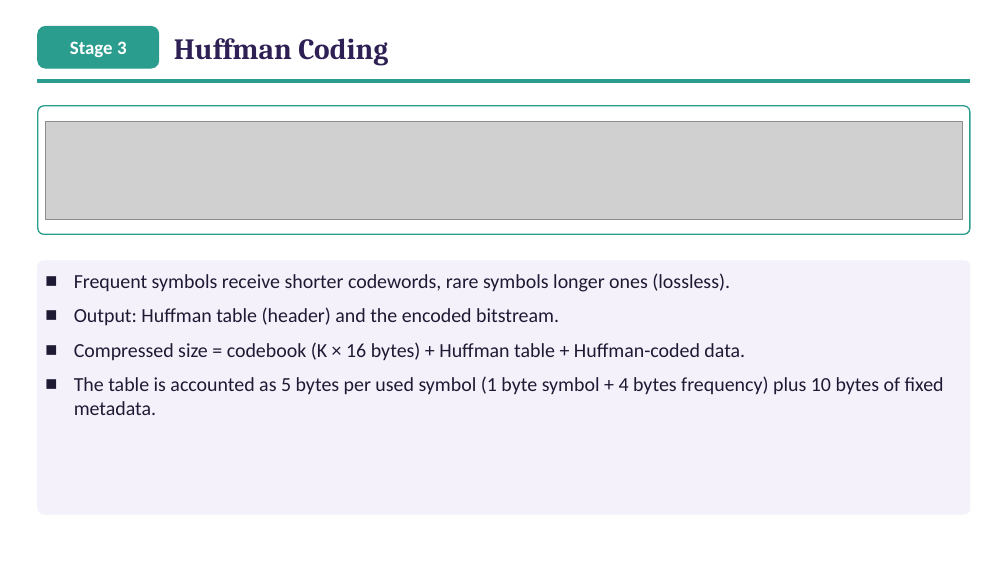
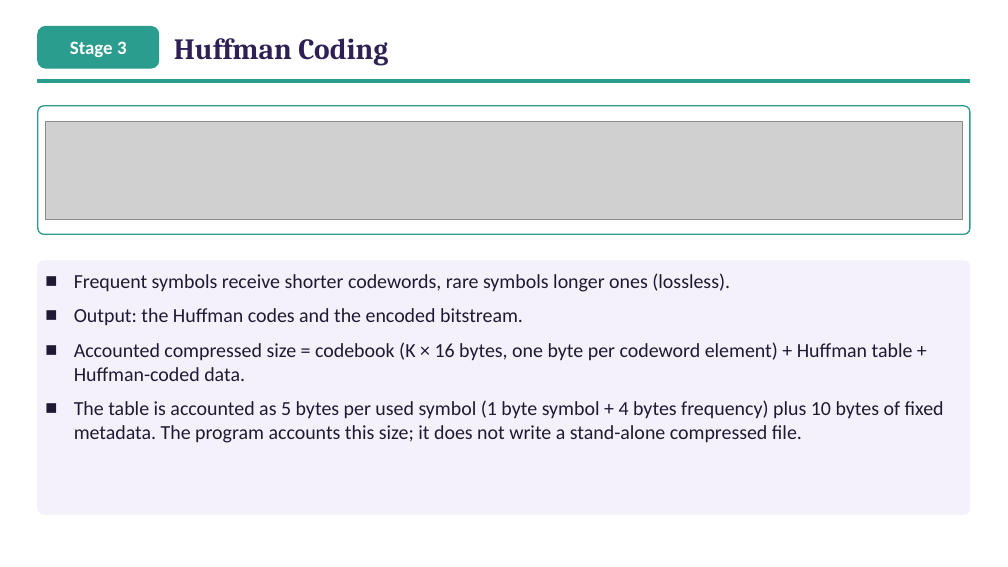
Before and after one commit to ibtihal-cpu/mihk, a slide deck: slide 16 of results/seminar/figs/Seminar_Ibtihal_v3.pptx. Drawn at 1008x567 pixels with LibreOffice and Linux fonts; fonts in the diff are those of the drawing; grey boxes stand for pictures. Boxes give left, top, right and bottom in pixels: in the first picture for what was removed or moved away, otherwise in the second. Text is boxed around its words. In the diff, an @@ line names an element or a change of style, - is before the commit and + after.

```diff
--- a/results/seminar/figs/Seminar_Ibtihal_v3.pptx
+++ b/results/seminar/figs/Seminar_Ibtihal_v3.pptx
@@ text at bbox=[74, 308, 944, 443]: text changed @@
-■ Output: Huffman table (header) and the encoded bitstream.
-■ Compressed size = codebook (K × 16 bytes) + Huffman table + Huffman-coded data.
-■ The table is accounted as 5 bytes per used symbol (1 byte symbol + 4 bytes frequency) plus 10 bytes of fixed metadata.
+■ Output: the Huffman codes and the encoded bitstream.
+■ Accounted compressed size = codebook (K × 16 bytes, one byte per codeword element) + Huffman table + Huffman-coded data.
+■ The table is accounted as 5 bytes per used symbol (1 byte symbol + 4 bytes frequency) plus 10 bytes of fixed metadata. The program accounts this size; it does not write a stand-alone compressed file.
```
Also in this commit, not shown: 7 other slides changed, 6 other files.
